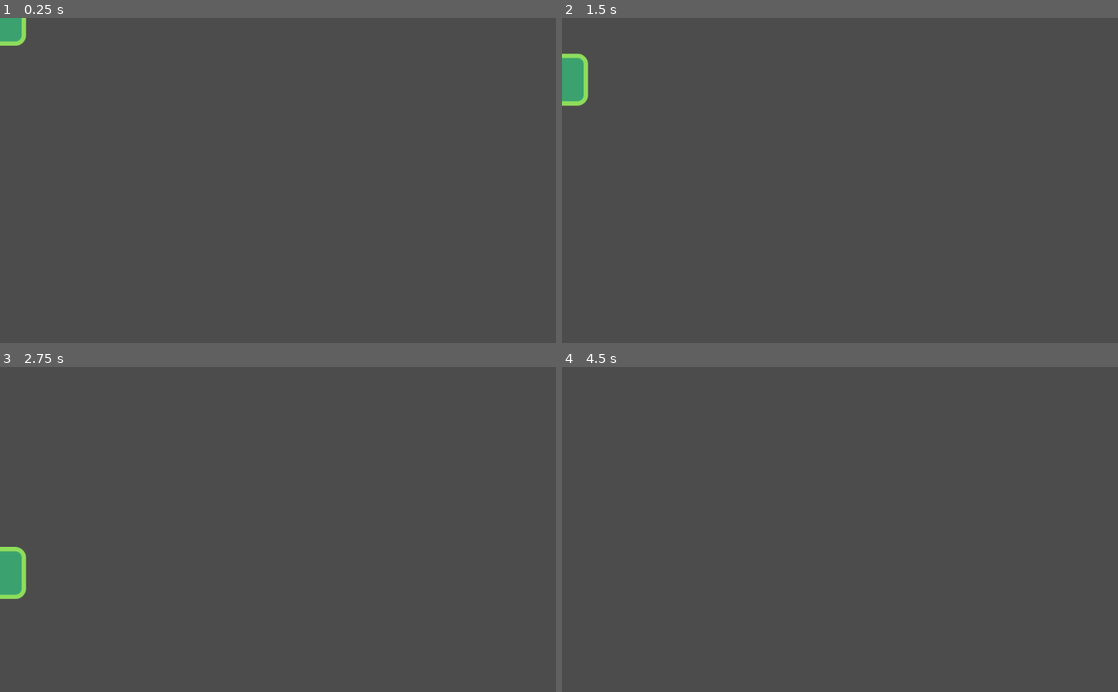
Above: before the commit, frames 1-4 (two rows, left to right).
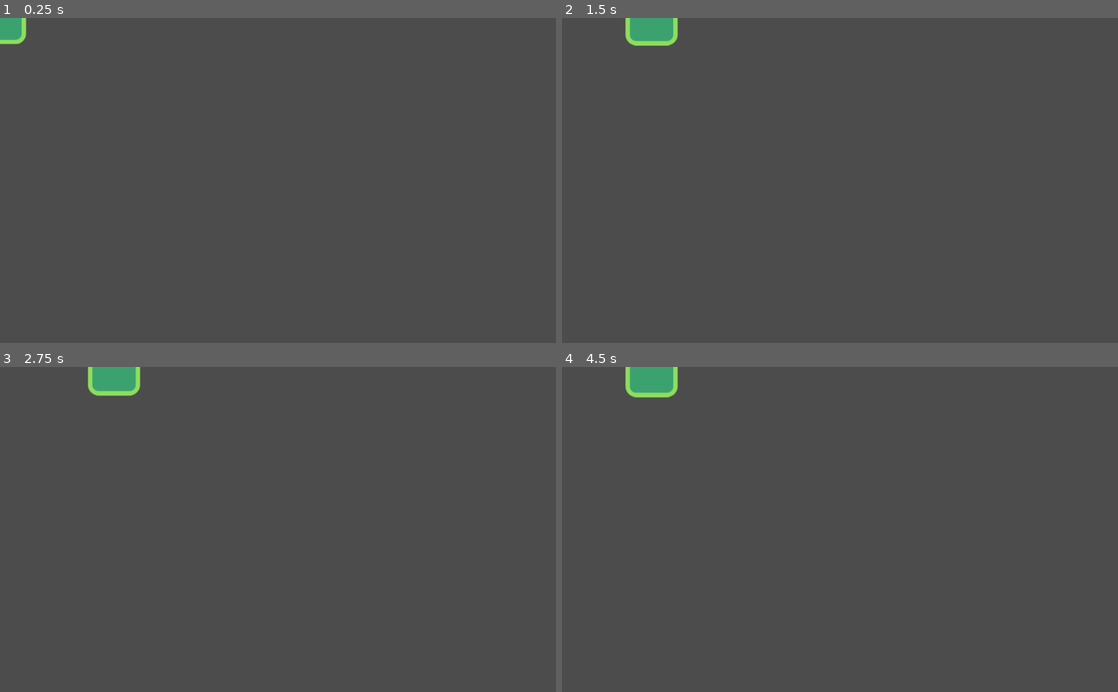
Above: after the commit, the same moments.

Repository: cotw-fabier/eukarya_game_2
Game: Godot game, scene res://src/actors/Player.tscn
The game is run twice, just before and just after one commit, with the same random seed, the same clock (stepped at 60 frames per second) and the same inputs.
Inputs:
- Up to frame 1 (0.25 s): no input
- Up to frame 2 (1.5 s): hold D (move_right) 0.53-1.28 s; hold A (move_left) from 1.28 s (still down)
- Up to frame 3 (2.75 s): release A (move_left) at 2.03 s; hold D (move_right) from 2.03 s (still down)
- Up to frame 4 (4.5 s): release D (move_right) at 3.53 s; hold A (move_left) from 3.53 s (still down)

The runs differ from the first frame. In frame 1, less than 0.1% of the frame differs, in the area x 0-5%, y 5-9%; in frame 2, 1.5%; in frame 3, 1.6%, in the area x 0-26%, y 0-72%; in frame 4, 0.9%.

Commit message:
Movement side to side

Diff:
--- a/src/actors/Player.gd
+++ b/src/actors/Player.gd
@@ -1 +1,8 @@
 extends Actor
+
+func _physics_process(delta):
+	var direction: = Vector2(
+		Input.get_action_strength("move_right") - Input.get_action_strength("move_left"),
+		0.0
+	)
+	velocity = direction * speed
--- a/src/levels/LevelTemplate.tscn
+++ b/src/levels/LevelTemplate.tscn
@@ -41,3 +41,4 @@
 
 [node name="Player" parent="." instance=ExtResource( 2 )]
 position = Vector2( 304, -40 )
+gravity = 3000.0
